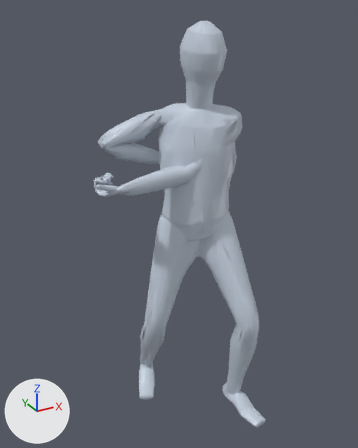
The glTF model app/assets/anims/Base/spear_attack_3.glb: old version first, new version second.
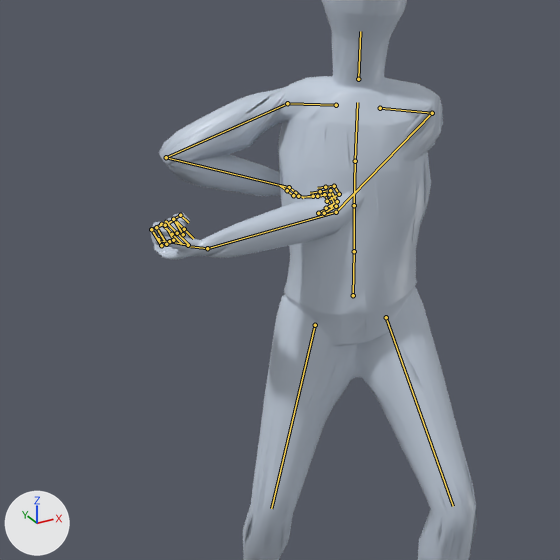
There are two pictures of each version: one whole from a 50 mm camera at (-1.008, -1.691, 1.771) aimed at (-0.077, 0.002, 0.925), one close up on the part from 5% to 84% of the width and 14% to 78% of the height. The lights are fixed; the arrows at lower left show +X, +Y and +Z. The last two pictures show the newer version. Both versions are drawn at frame 7 of the action 'Animation'; the numbers are the values there. The bones that change, and the others that lie on the model, are drawn over the model as lines in the close-ups.

The first close-up shows 'Body_human_male'.
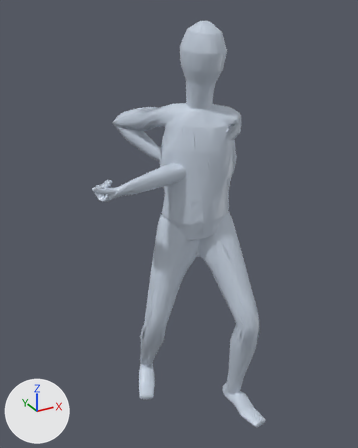
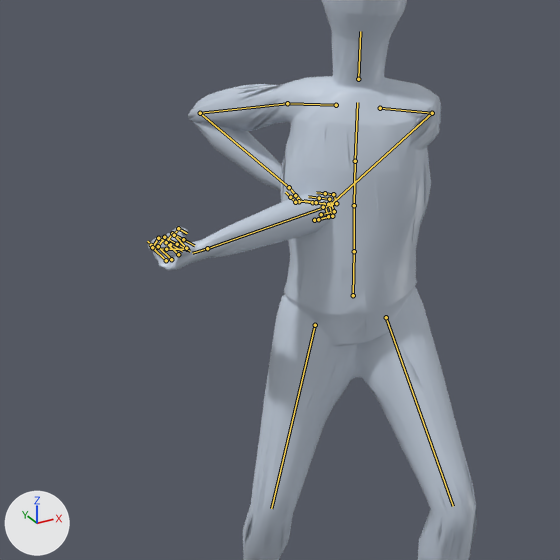
Where the change shows, as pixel boxes [x1, y1, x2, y2] in the close-ups (560 x 560 px):
'Body_human_male', posed: before [150, 0, 477, 560]; after [148, 0, 477, 560]
bone 'mixamorig:LeftArm', root to tip: before (432, 113) to (336, 212); after (432, 113) to (329, 205)
bone 'mixamorig:LeftHand', root to tip: before (207, 248) to (190, 246); after (207, 248) to (192, 253)
bone 'mixamorig:RightArm', root to tip: before (287, 103) to (166, 157); after (287, 103) to (200, 113)
bone 'mixamorig:RightHand', root to tip: before (289, 187) to (303, 198); after (289, 187) to (301, 200)

The edits, one by one:
Bone 'mixamorig:LeftArm' (bone_mixamorig_leftarm) turns from (-102, -48, -38) to (-121, -42, -18) degrees about its own x, y and z.
Bone 'mixamorig:LeftHand' (bone_mixamorig_lefthand) turns from (-76, -36, 82) to (-40, -28, 73) degrees about its own x, y and z.
Bone 'mixamorig:RightArm' (bone_mixamorig_rightarm) turns from (72, -111, -42) to (-109, -75, 84) degrees about its own x, y and z.
Bone 'mixamorig:RightHand' (bone_mixamorig_righthand) turns from (110, 48, 106) to (-33, 77, -49) degrees about its own x, y and z.
